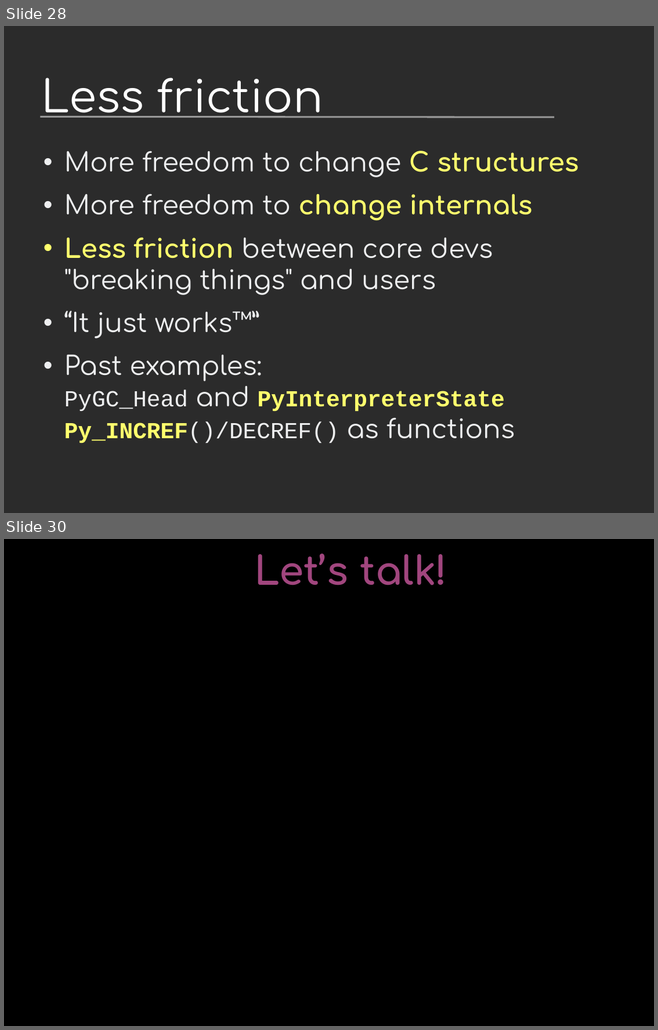
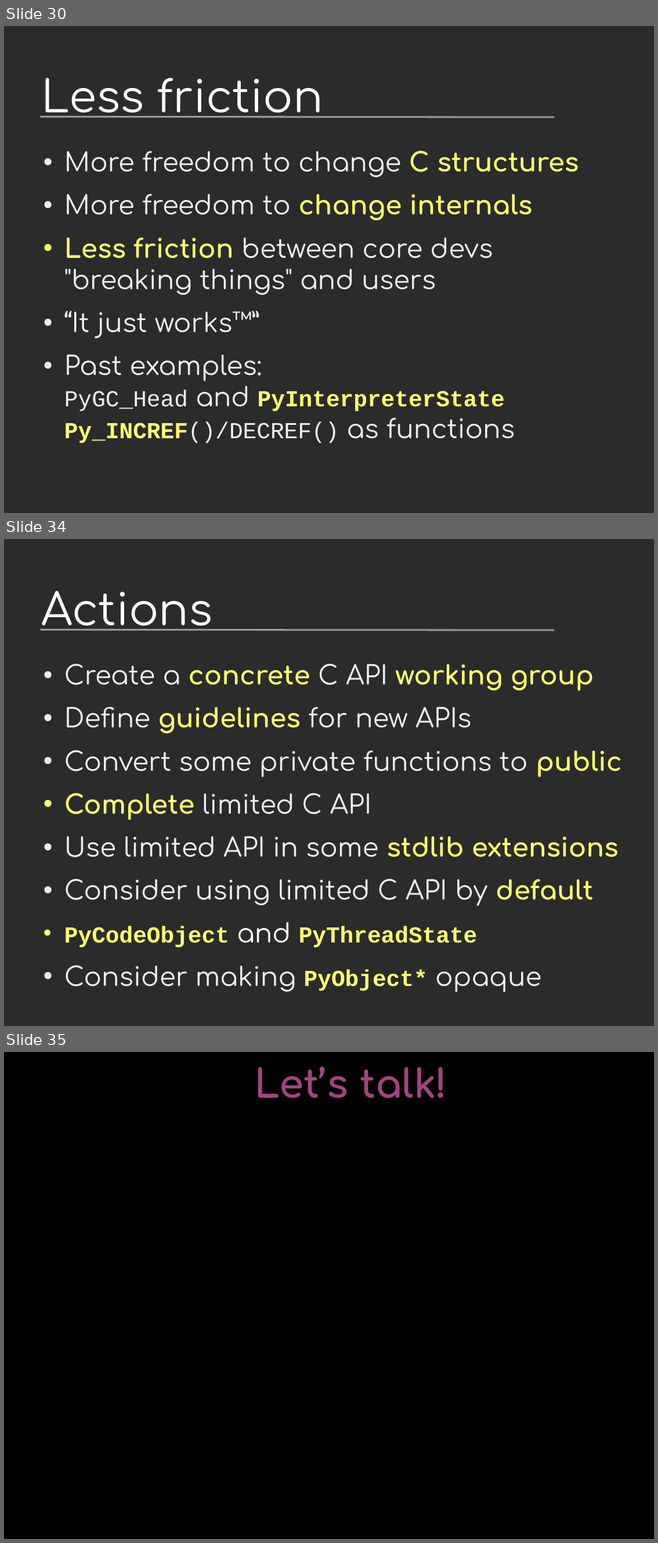
Before and after one commit to vstinner/talks, a slide deck: 2023-CoreDevSprint-Brno/c-api.odp. Shown one above the other, each under a label of ours: slides 28 and 30 before the commit, slides 30, 34 and 35 after it; the slides between them are not shown. The pictures are 658x1030 and 658x1543 pixels, drawn with LibreOffice and Linux fonts; fonts in the diff are those of the drawing; background and template pictures are left out; a plain dark background stands for a picture behind light text. Boxes give left, top, right and bottom in pixels: in the first picture for what was removed or moved away, otherwise in the second. Text is boxed around its words. In the diff, an @@ line names an element or a change of style, - is before the commit and + after.

```diff
--- a/2023-CoreDevSprint-Brno/c-api.odp
+++ b/2023-CoreDevSprint-Brno/c-api.odp
@@ slide 34 added at (4,539,654,1026), background picture (left out); not listed: 1 template element that a slide beside it also shows @@
@@ title added at (41,591,212,631), 54 pt, text #FFFFFF @@
+Actions
@@ text added at (64,664,622,987), 32 pt, text #EEEFF0 @@
+• Create a concrete C API working group
+• Define guidelines for new APIs
+• Convert some private functions to public
+• Complete limited C API
+• Use limited API in some stdlib extensions
+• Consider using limited C API by default
+• PyCodeObject and PyThreadState
+• Consider making PyObject* opaque
@@ what was slide 28 is now slide 30 @@
@@ what was slide 30 is now slide 35 @@
```
Also in this commit, not shown: 6 slides changed, 4 other slides added, 1 other file.
